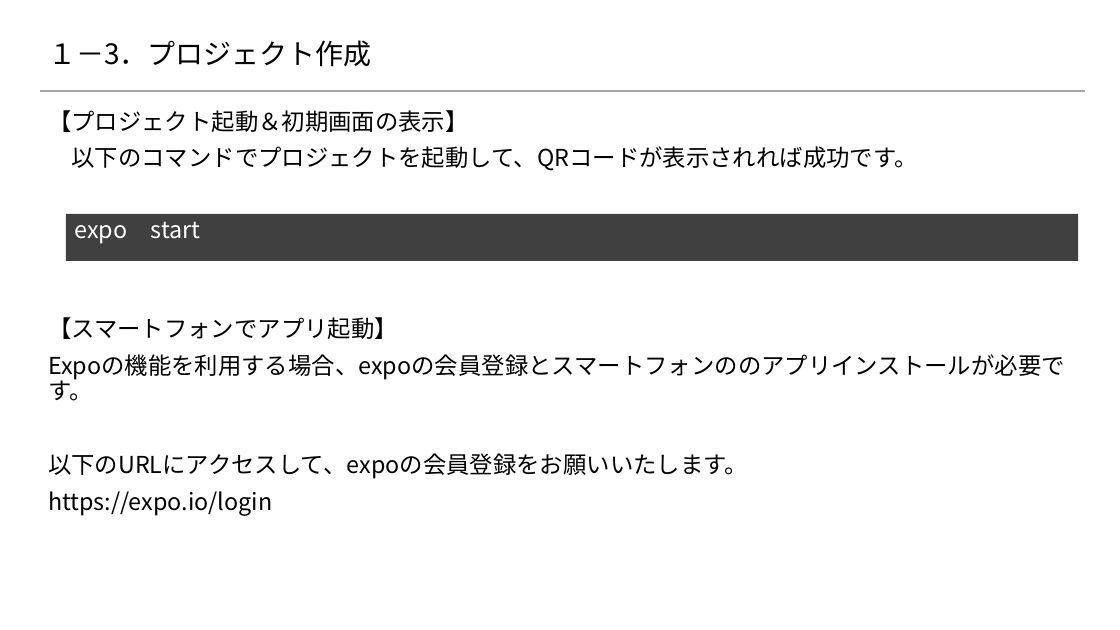
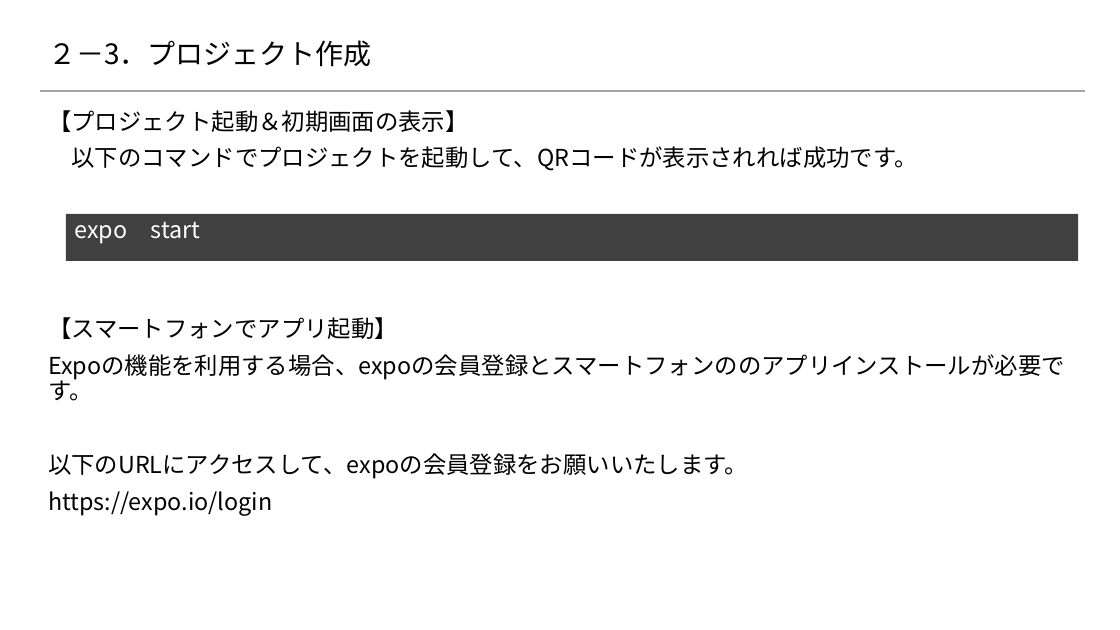
Before and after one commit to 2018SYSTEMI34/diary, a slide deck: slide 8 of doc/02_SlideShare/01.ネタ/4_スマホアプリ開発/dairy.pptx (slide 6 before the commit). Drawn at 1120x630 pixels with LibreOffice and Linux fonts; fonts in the diff are those of the drawing; background and template pictures are left out. Boxes give left, top, right and bottom in pixels: in the first picture for what was removed or moved away, otherwise in the second. Text is boxed around its words. In the diff, an @@ line names an element or a change of style, - is before the commit and + after.

```diff
--- a/doc/02_SlideShare/01.ネタ/4_スマホアプリ開発/dairy.pptx
+++ b/doc/02_SlideShare/01.ネタ/4_スマホアプリ開発/dairy.pptx
@@ title at (48, 40, 372, 67): text changed @@
-１－3．プロジェクト作成
+２－3．プロジェクト作成
```
Also in this commit, not shown: 7 other slides changed, 10 slides added, 1 slide removed.
